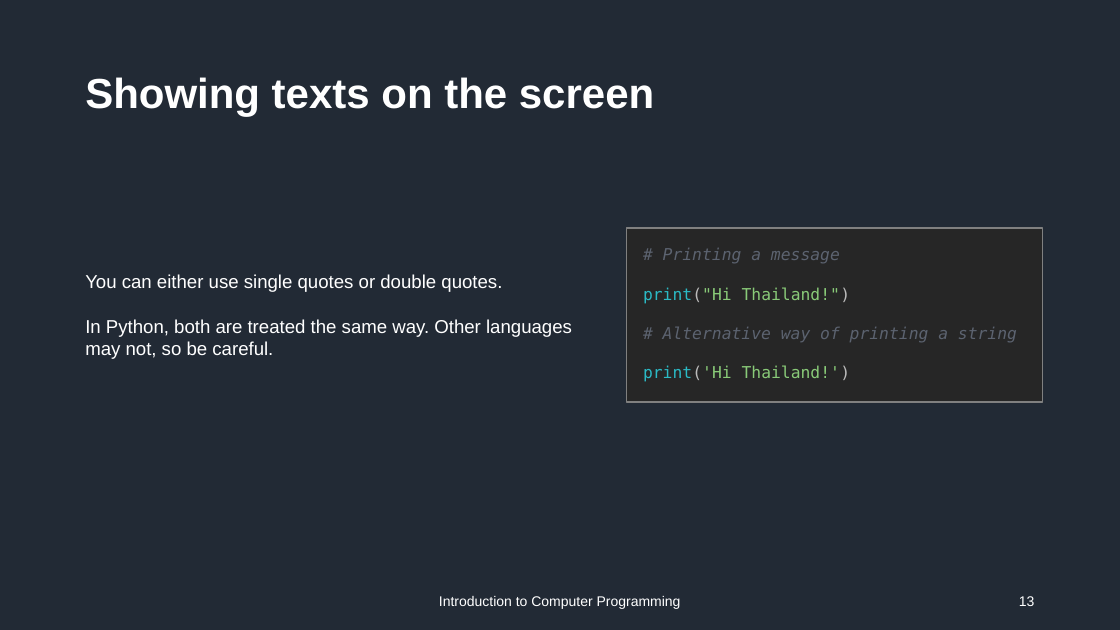
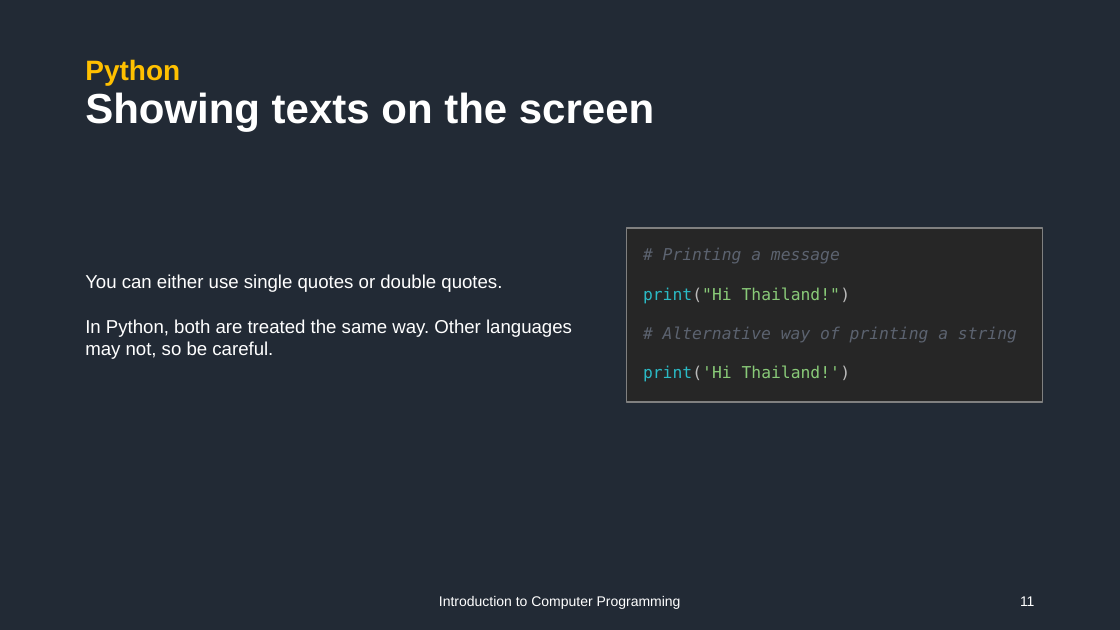
Before and after one commit to vtneil/course-comp101, a slide deck: slide 11 of ppt/Week01_Introduction.pptx (slide 13 before the commit). Drawn at 1120x630 pixels with LibreOffice and Linux fonts; fonts in the diff are those of the drawing. Boxes give left, top, right and bottom in pixels: in the first picture for what was removed or moved away, otherwise in the second. Text is boxed around its words. In the diff, an @@ line names an element or a change of style, - is before the commit and + after.

```diff
--- a/ppt/Week01_Introduction.pptx
+++ b/ppt/Week01_Introduction.pptx
@@ title at (85, 59, 654, 131): text changed @@
-Showing texts on the screen
+Python
+Showing texts on the screen
@@ page number at (1020, 596, 1034, 606): text changed @@
-13
+11
```
Also in this commit, not shown: 5 other slides changed, 4 slides added, 2 slides removed, 17 other files.
